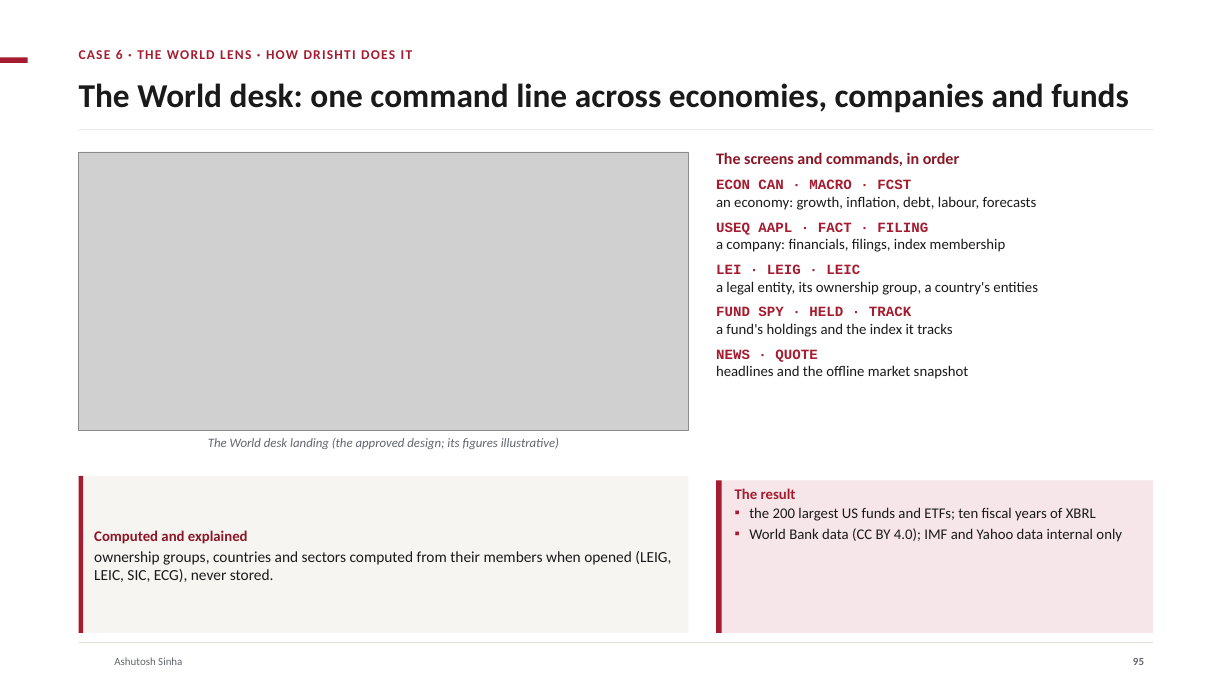
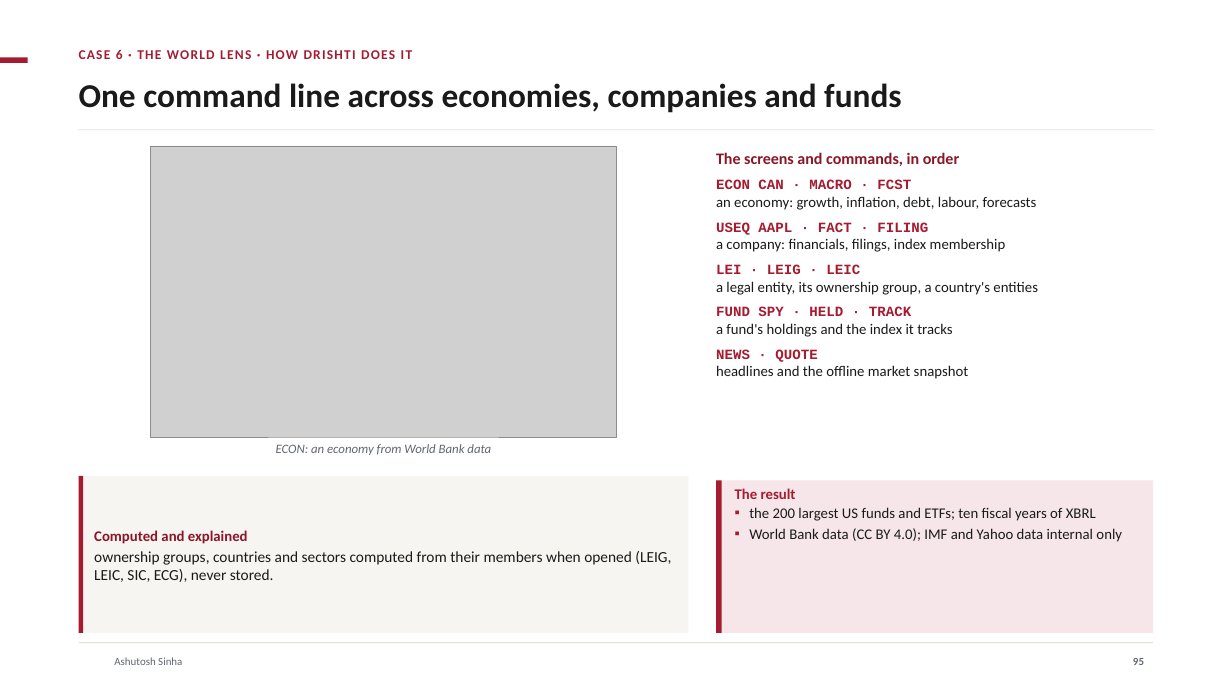
Before and after one commit to ajsinha/drishti, a slide deck: slide 95 of docs/publications/Drishti-Design-and-Evidence.pptx. Drawn at 1232x693 pixels with LibreOffice and Linux fonts; fonts in the diff are those of the drawing; grey boxes stand for pictures; background and template pictures are left out. Boxes give left, top, right and bottom in pixels: in the first picture for what was removed or moved away, otherwise in the second. Text is boxed around its words. In the diff, an @@ line names an element or a change of style, - is before the commit and + after.

Commit message:
Decks: Design-and-Evidence without status pills; the phone tiers and lens menus on the real phone captures; no picture disagrees with its slide (live period statistics and the reports list, real captures for the Risk, Trading, Market and World cases, mock-ups captioned as such with no figures they could contradict); each bank EPE dated; chapter names clear of their numbers

```diff
--- a/docs/publications/Drishti-Design-and-Evidence.pptx
+++ b/docs/publications/Drishti-Design-and-Evidence.pptx
@@ title at [79,83,901,113]: text changed @@
-The World desk: one command line across economies, companies and funds
+One command line across economies, companies and funds
@@ picture: place and size @@
-picture at [79,152,689,432]
+picture at [151,146,616,437]
@@ text at [276,444,491,455]: text changed @@
-The World desk landing (the approved design; its figures illustrative)
+ECON: an economy from World Bank data
```
Also in this commit, not shown: 35 other slides changed, 1 other file.
